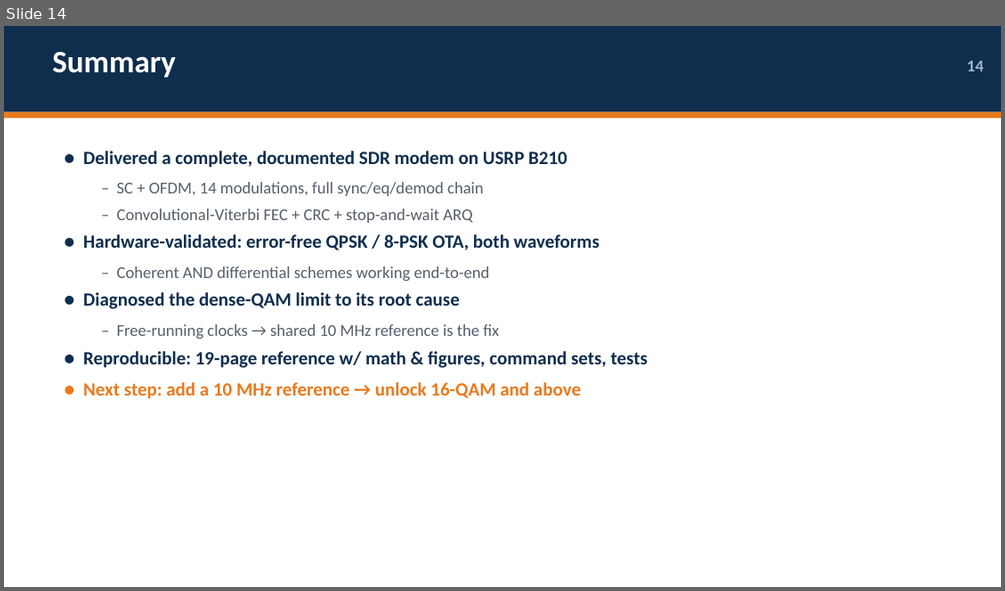
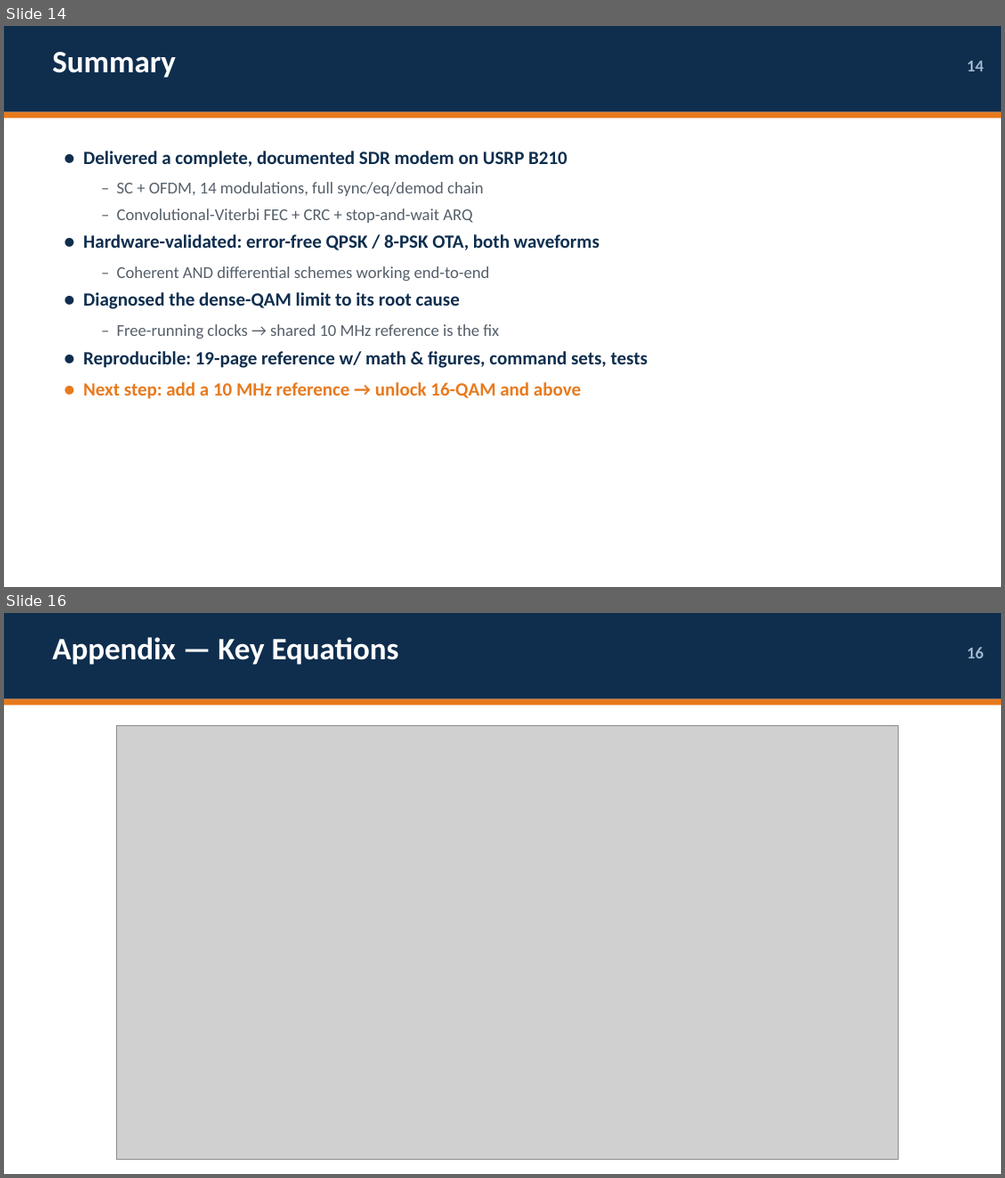
Before and after one commit to XYao2021/unionlabs, a slide deck: slides/SDR_System_Overview.pptx. Shown one above the other, each under a label of ours: slide 14 before the commit, slides 14 and 16 after it; the slides between them are not shown. The pictures are 1005x591 and 1005x1178 pixels, drawn with LibreOffice and Linux fonts; fonts in the diff are those of the drawing; grey boxes stand for pictures. Boxes give left, top, right and bottom in pixels: in the first picture for what was removed or moved away, otherwise in the second. Text is boxed around its words. In the diff, an @@ line names an element or a change of style, - is before the commit and + after.

```diff
--- a/slides/SDR_System_Overview.pptx
+++ b/slides/SDR_System_Overview.pptx
@@ slide 16 added at (4, 613, 1001, 1174), background #FFFFFF @@
@@ rectangle added at (4, 613, 1001, 699), fill #0F2E4E @@
@@ text added at (52, 637, 399, 665), 30 pt, text #FFFFFF, bold @@
+Appendix — Key Equations
@@ text added at (967, 647, 984, 658), 16 pt, text #9FB6CC, bold @@
+16
@@ rectangle added at (4, 699, 1001, 705), fill #E87A1E @@
@@ picture added at (116, 725, 898, 1159) @@
```
Also in this commit, not shown: 1 other slide added, 2 other files.
